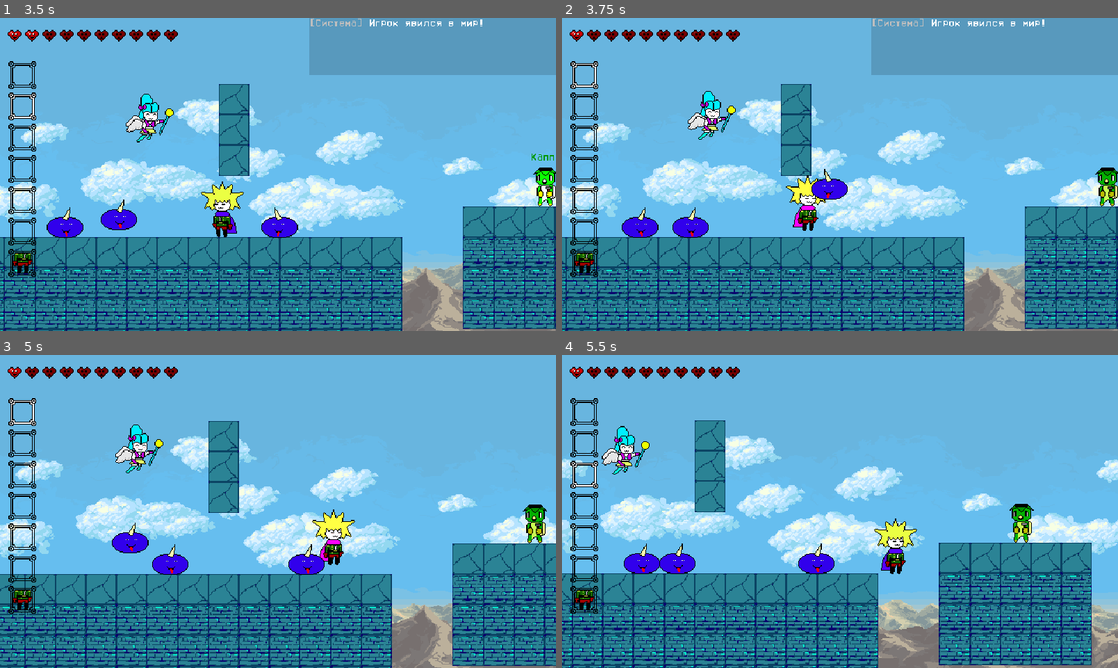
Above: before the commit, frames 1-4 (two rows, left to right).
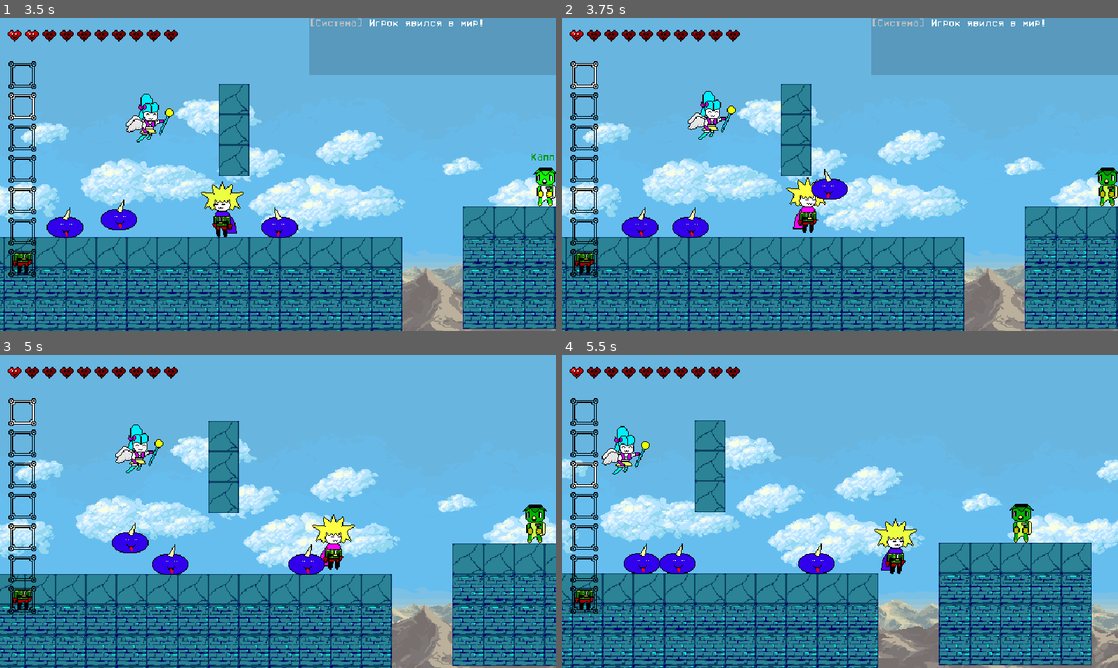
Above: after the commit, the same moments.

Repository: zoomergames/magicia
Game: Godot game, scene res://core/game.tscn
The game is run twice, just before and just after one commit, with the same random seed, the same clock (stepped at 60 frames per second) and the same inputs.
Inputs (mouse positions are in pixels of both pictures, inside the frame that each line leads up to):
- Up to frame 1 (3.5 s): tap Enter (ui_accept) at 0.5 s; move the mouse to (400, 158) at 0.52 s; hold D (move_right) 0.53-1.25 s; click (400, 158) at 0.6 s; tap W (jump) at 0.77 s; drag from (166, 190) to (339, 230) at 1.27 s; move the mouse to (333, 105) at 2.02 s; hold A (move_left) 2.03-2.75 s; tap Mouse wheel up (next_slot) at 2.1 s; click (333, 105) at 2.3 s; drag from (250, 237) to (539, 187) at 2.77 s
- Up to frame 2 (3.75 s): move the mouse to (1006, 221) at 3.52 s; hold D (move_right) from 3.53 s (still down); tap 1 (slot_1) at 3.6 s
- Up to frame 3 (5 s): tap W (jump) at 3.77 s; click (444, 558) at 3.8 s; release D (move_right) at 4.25 s; drag from (111, 464) to (544, 524) at 4.27 s
- Up to frame 4 (5.5 s): move the mouse to (867, 511) at 5.02 s; hold D (move_right) from 5.03 s (still down); tap 3 (slot_3) at 5.1 s; click (867, 511) at 5.3 s

Frame 1 is identical in both runs. In frame 2, 0.3% of the frame differs, in the area x 40-48%, y 50-69%; in frame 3, 0.5%, in the area x 56-64%, y 49-69%; in frame 4, nothing differs.

Commit message:
мелкие исправления

Diff:
--- a/core/Global.gd
+++ b/core/Global.gd
@@ -73,9 +73,9 @@
 		heart_rect.stretch_mode = TextureRect.STRETCH_KEEP_ASPECT_CENTERED
 
 		if i < current_red_hearts:
-			heart_rect.texture = load("res://ui/health_bar/heart.png")
+			heart_rect.texture = load("res://ui/health_bar/full/heart.png")
 		else:
-			heart_rect.texture = load("res://ui/health_bar/dead_heart.png")
+			heart_rect.texture = load("res://ui/health_bar/dead/dead_heart.png")
 		hearts_container_node.add_child(heart_rect)
 func log_to_chat(message: String) -> void: # логика игровой панели чата
 	if chat_node != null:
--- a/core/ItemDatabase.gd
+++ b/core/ItemDatabase.gd
@@ -3,7 +3,7 @@
 var registry: Dictionary = {
 	"001": {
 		"type": "weapon",
-		"data_script": "res://entities/player/weapons/little_sword/little_sword.tres"
+		"data_script": "res://items/weapons/little_sword/little_sword.tres"
 	},
 	"002": {
 		"type": "armor",
@@ -12,7 +12,19 @@
 	"003": {
 		"type": "amulet",
 		"data_script": "res://items/artifacts/magisyanik_hand/magisyanik_hand.tres"
-		}
+		},
+	"004": {
+		"tyoe": "weapon",
+		"data_script": "res://items/weapons/fist/fist.tres"
+	},
+	"005": {
+		"type": "weapon",
+		"data_script": "res://items/weapons/ak-47/ak-47.tres"
+	},
+	"006": {
+		"type": "weapon",
+		"data_script": "res://items/weapons/dragon_slayer/dragon_slayer.tres"
+	}
 }
 
 func get_item_tooltip_text(item_data: Resource) -> String:
--- a/entities/enemies/enemy_base.gd
+++ b/entities/enemies/enemy_base.gd
@@ -87,7 +87,7 @@
 		knockback_timer = 0.45 # Время отключения ИИ
 		velocity.y = knockback_force_y
 
-	# 2. МГНОВЕННЫЙ ВИЗУАЛ КРАСНОГО ЦВЕТА
+	# 2. ВИЗУАЛ КРАСНОГО ЦВЕТА
 	if sprite:
 		sprite.modulate = Color(10, 1, 1)
 		get_tree().create_timer(0.15).timeout.connect(func():
@@ -116,7 +116,7 @@
 	dmg_label.text = "-" + str(amount)
 
 	# стиль
-	dmg_label.add_theme_color_override("font_color", Color(1, 0.3, 0.3))
+	dmg_label.add_theme_color_override("font_color", Color(0.935, 0.0, 0.154, 1.0))
 	# шрифт
 	var font = load("res://ui/font/VCR OSD Mono Nova/VCROSDMonoNova.ttf")
 	if font:
--- a/entities/enemies/magisyanik/magisyanik.tscn
+++ b/entities/enemies/magisyanik/magisyanik.tscn
@@ -13,8 +13,8 @@
 height = 46.0
 
 [sub_resource type="CapsuleShape2D" id="CapsuleShape2D_ooo44"]
-radius = 11.0
-height = 40.0
+radius = 9.0
+height = 34.0
 
 [node name="Magisyanik" type="CharacterBody2D" unique_id=190714769 node_paths=PackedStringArray("sprite")]
 collision_layer = 4
--- a/entities/player/player.gd
+++ b/entities/player/player.gd
@@ -12,6 +12,7 @@
 var speed: int = 200
 var jump_velocity: int = -400
 var gravity: int = ProjectSettings.get_setting("physics/2d/default_gravity")
+var knockback_timer: float = 0.0
 
 # ЗДОРОВЬЕ
 var current_hp: int = 30
--- /dev/null
+++ b/items/weapons/ak-47/ak-47.tres
@@ -0,0 +1,16 @@
+[gd_resource type="Resource" script_class="ItemData" format=3 uid="uid://cssmt5bxvufo7"]
+
+[ext_resource type="Script" uid="uid://cnngvcyavt4ek" path="res://items/item_data.gd" id="1_4m14m"]
+[ext_resource type="Texture2D" uid="uid://bkdlfr6s080tu" path="res://items/weapons/ak-47/ak-47.png" id="1_tjesr"]
+
+[resource]
+script = ExtResource("1_4m14m")
+item_id = "005"
+item_name = "АК-47"
+weapon_name = "АК-47"
+icon = ExtResource("1_tjesr")
+type = "firearm"
+attack_speed = 0.1
+cost = 10
+description = "Легендарный советский автомат. Сталин одобряет."
+metadata/_custom_type_script = "uid://cnngvcyavt4ek"
--- /dev/null
+++ b/items/weapons/ak-47/ak-47.tscn
@@ -0,0 +1,14 @@
+[gd_scene format=3 uid="uid://cih6c6kf1kr5f"]
+
+[ext_resource type="Texture2D" uid="uid://bkdlfr6s080tu" path="res://items/weapons/ak-47/ak-47.png" id="1_iyfkg"]
+[ext_resource type="Texture2D" uid="uid://d448fkexxdl8" path="res://items/weapons/ak-47/shootfire.png" id="2_2ap1q"]
+
+[node name="Ak47" type="Node2D" unique_id=23429491]
+
+[node name="Sprite2D" type="Sprite2D" parent="." unique_id=1976718508]
+texture = ExtResource("1_iyfkg")
+
+[node name="FireSprite" type="Sprite2D" parent="." unique_id=22024620]
+position = Vector2(36, 4)
+texture = ExtResource("2_2ap1q")
+vframes = 2
Binary file added: items/weapons/ak-47/ak-47.png
Not shown, added: items/weapons/ak-47/ak-47.png.import
Binary file added: items/weapons/ak-47/shootfire.png
Not shown, changed: items/weapons/ak-47/shootfire.png.import
Binary file added: items/weapons/dragon_slayer/dragon_slayer.png
Not shown, changed: items/weapons/dragon_slayer/dragon_slayer.png.import
Not shown, changed: items/weapons/little_sword/little_sword.gd.uid
Renamed: ui/health_bar/dead_heart.png -> ui/health_bar/dead/dead_heart.png
Not shown, added: ui/health_bar/dead/dead_heart.png.import
Renamed: ui/health_bar/dead_magic_heart.png -> ui/health_bar/dead/dead_magic_heart.png
Not shown, changed: ui/health_bar/dead/dead_magic_heart.png.import
Renamed: ui/health_bar/heart.png -> ui/health_bar/full/heart.png
(and 7 more such lines)
